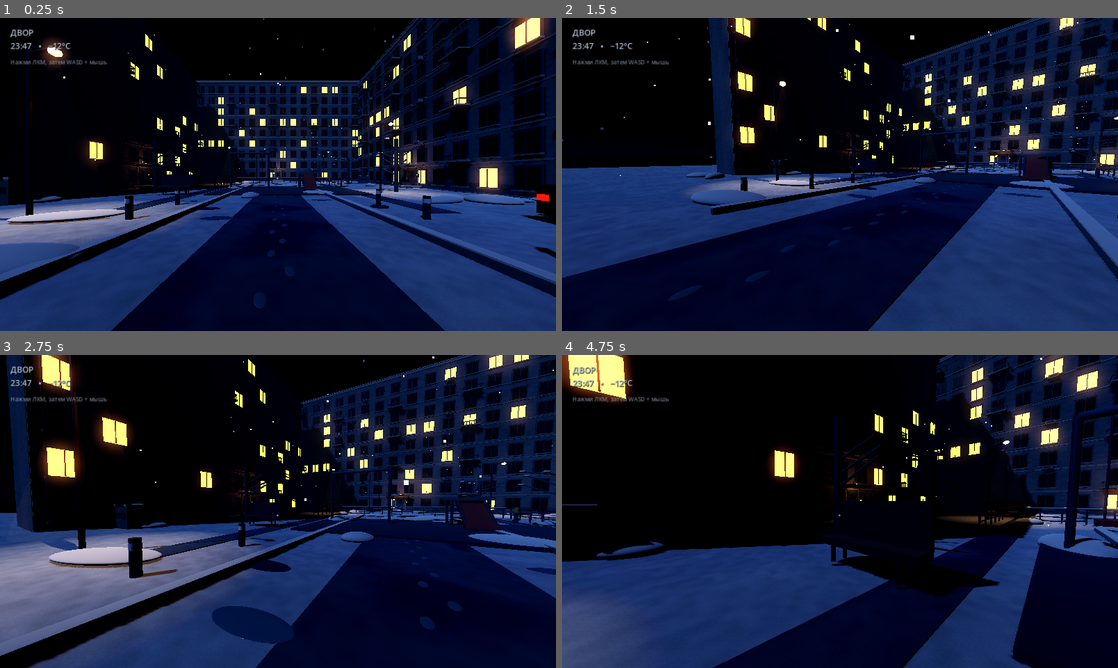
Above: before the commit, frames 1-4 (two rows, left to right).
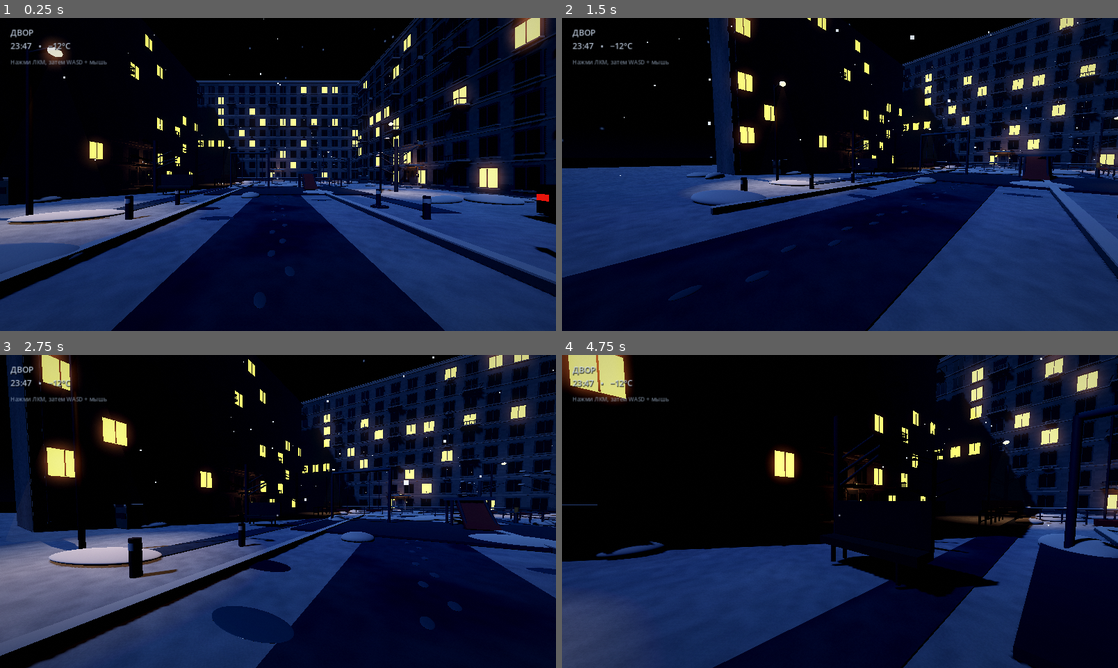
Above: after the commit, the same moments.

Repository: HelterFall/-
Game: Godot game, scene res://main.tscn
Two runs of this game, one before a commit and one after it. Both use one fixed random seed, a clock stepped at 60 frames per second and the inputs below.
Inputs (mouse positions are in pixels of both pictures, inside the frame that each line leads up to):
- Up to frame 1 (0.25 s): no input
- Up to frame 2 (1.5 s): tap Enter at 0.5 s; move the mouse to (962, 158) at 0.52 s; hold D 0.53-1.28 s; click (962, 158) at 0.67 s; move the mouse to (812, 174) at 1.27 s; hold W from 1.28 s (still down)
- Up to frame 3 (2.75 s): keep holding W; move the mouse to (289, 505) at 2.02 s
- Up to frame 4 (4.75 s): keep holding W; move the mouse to (834, 517) at 2.77 s; click (834, 517) at 2.92 s; move the mouse to (878, 514) at 3.52 s; move the mouse to (795, 508) at 4.27 s

The runs differ from the first frame. In frame 1, 0.4% of the frame differs, in the area x 8-98%, y 0-13%; in frame 2, 0.2%; in frame 3, 0.7%; in frame 4, 1.3%, in the area x 0-100%, y 0-49%.

Commit message:
Enable film overlay as a project autoload

Diff:
--- a/project.godot
+++ b/project.godot
@@ -7,6 +7,9 @@
 config/name="ДВОР"
 config/description="Тихий зимний двор ночью"
 run/main_scene="res://main.tscn"
+
+[autoload]
+FilmOverlay="*res://film_overlay.gd"
 
 [display]
 window/size/viewport_width=1280
